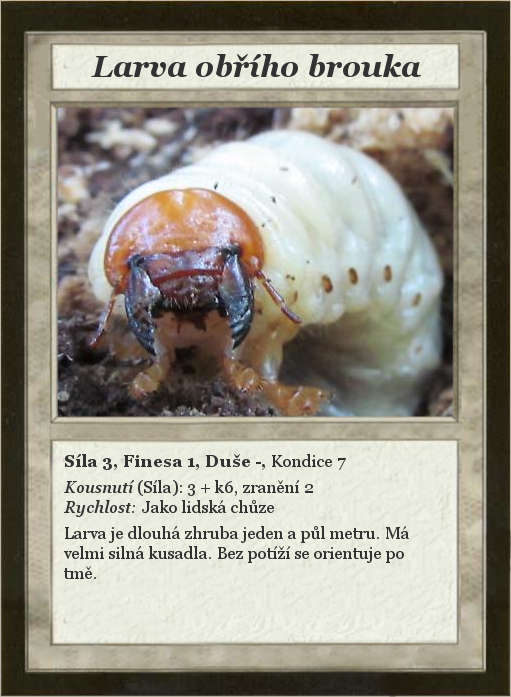
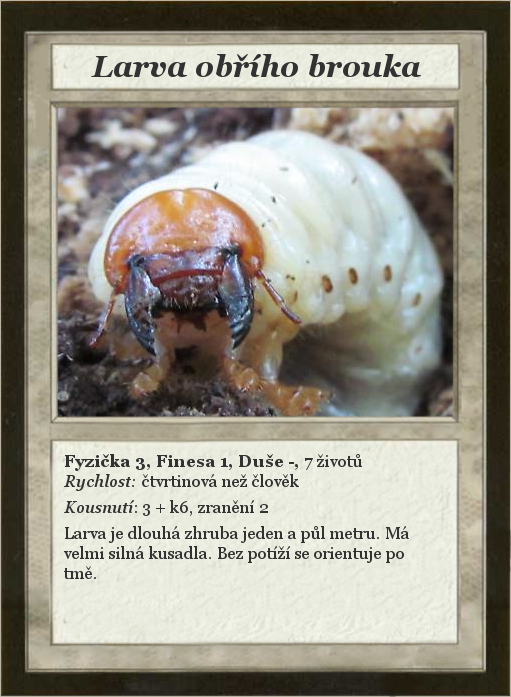
The second 511x697 image is a revision of the first. Changes to its layers:
renamed "Síla 3, Finesa 1, Duše -, Kond..." to "Fyzička 3, Finesa 1, Duše -, 7...", painted on it over [64,454,362,517]
